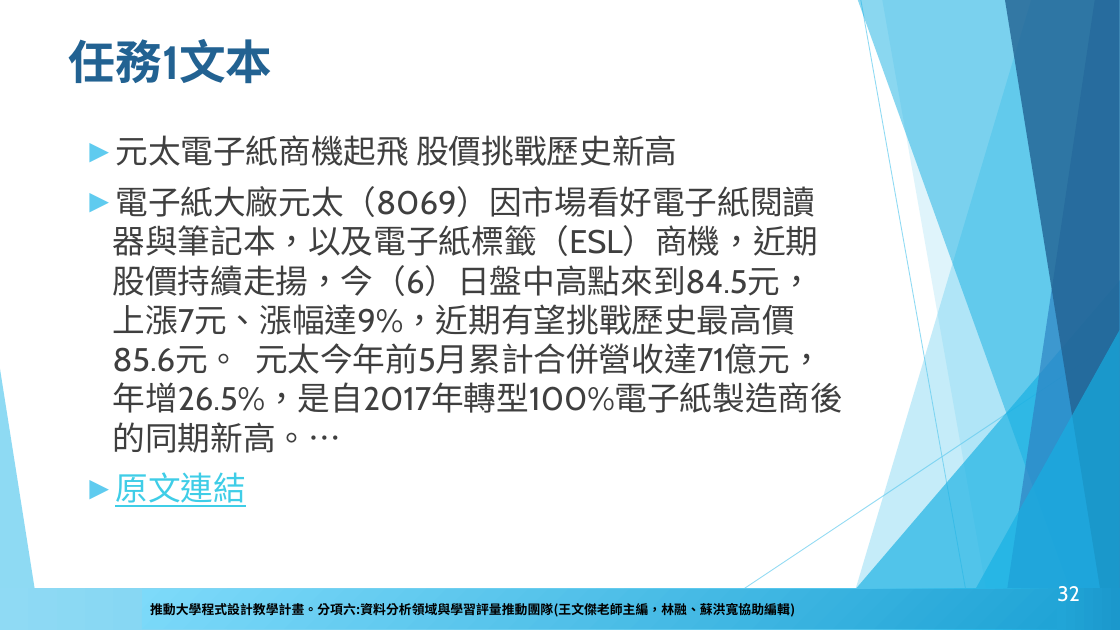
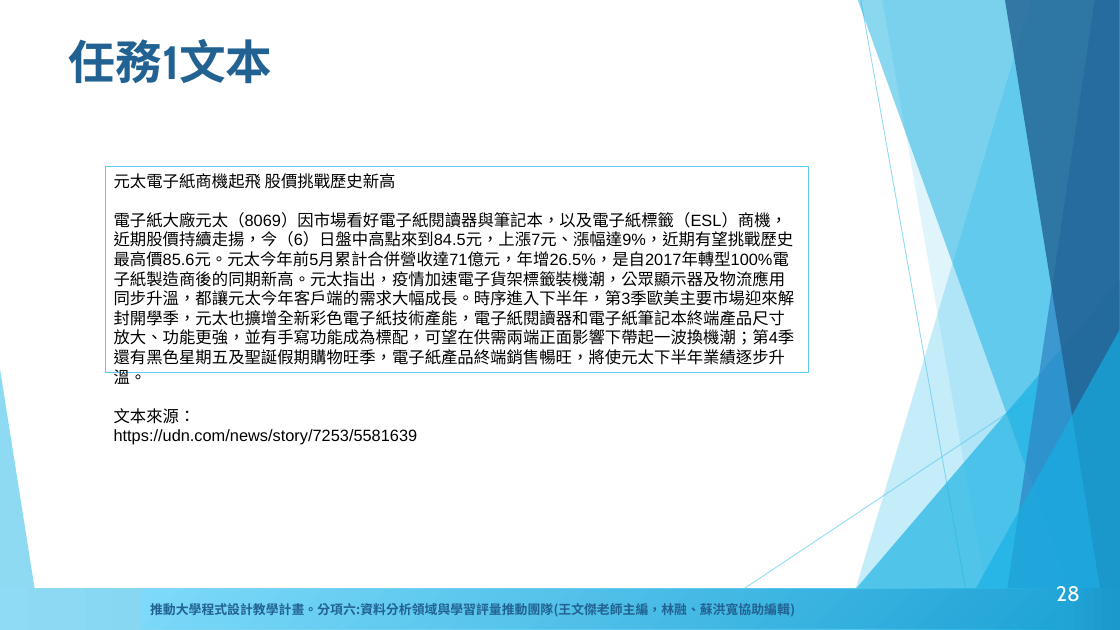
Before and after one commit to howardsukuan/textual-data-analysis-python, a slide deck: slide 28 of week03/文本分析與程式設計Week3.pptx (slide 32 before the commit). Drawn at 1120x630 pixels with LibreOffice and Linux fonts; fonts in the diff are those of the drawing; background and template pictures are left out. Boxes give left, top, right and bottom in pixels: in the first picture for what was removed or moved away, otherwise in the second. Text is boxed around its words. In the diff, an @@ line names an element or a change of style, - is before the commit and + after.

```diff
--- a/week03/文本分析與程式設計Week3.pptx
+++ b/week03/文本分析與程式設計Week3.pptx
@@ text removed at (113,135,844,507) @@
-► 元太電子紙商機起飛 股價挑戰歷史新高
-► 電子紙大廠元太（8069）因市場看好電子紙閱讀器與筆記本，以及電子紙標籤（ESL）商機，近期股價持續走揚，今（6）日盤中高點來到84.5元，上漲7元、漲幅達9%，近期有望挑戰歷史最高價85.6元。 元太今年前5月累計合併營收達71億元，年增26.5%，是自2017年轉型100%電子紙製造商後的同期新高。…
-► 原文連結
@@ rectangle added at (105,166,809,373), outline #5FCBEF 0.75 pt, 14 pt, text #000000 @@
+元太電子紙商機起飛 股價挑戰歷史新高
+電子紙大廠元太（8069）因市場看好電子紙閱讀器與筆記本，以及電子紙標籤（ESL）商機，近期股價持續走揚，今（6）日盤中高點來到84.5元，上漲7元、漲幅達9%，近期有望挑戰歷史最高價85.6元。元太今年前5月累計合併營收達71億元，年增26.5%，是自2017年轉型100%電子紙製造商後的同期新高。元太指出，疫情加速電子貨架標籤裝機潮，公眾顯示器及物流應用同步升溫，都讓元太今年客戶端的需求大幅成長。時序進入下半年，第3季歐美主要市場迎來解封開學季，元太也擴增全新彩色電子紙技術產能，電子紙閱讀器和電子紙筆記本終端產品尺寸放大、功能更強，並有手寫功能成為標配，可望在供需兩端正面影響下帶起一波換機潮；第4季還有黑色星期五及聖誕假期購物旺季，電子紙產品終端銷售暢旺，將使元太下半年業績逐步升溫。
@@ text added at (114,408,418,445), 14 pt, text #000000 @@
+文本來源：
+https://udn.com/news/story/7253/5581639
@@ rectangle "推動大學程式設計教學計畫。分項六:資料分析領域與學習評量推動團隊(王文傑老師主編，林融、蘇洪寬協助編輯)" at (142,590,1057,629): text colour #000000 to #226292 @@
@@ text added at (144,598,1077,620), 14 pt, text #226292, bold @@
+推動大學程式設計教學計畫。分項六：資料分析領域與學習評量推動團隊（卓騰語言科技王文傑創辦人主編，林融、蘇洪寬協助編輯）
@@ page number at (1056,586,1080,602): text changed @@
-32
+28
```
Also in this commit, not shown: 36 other slides changed, 2 slides added, 4 slides removed, 3 other files.
